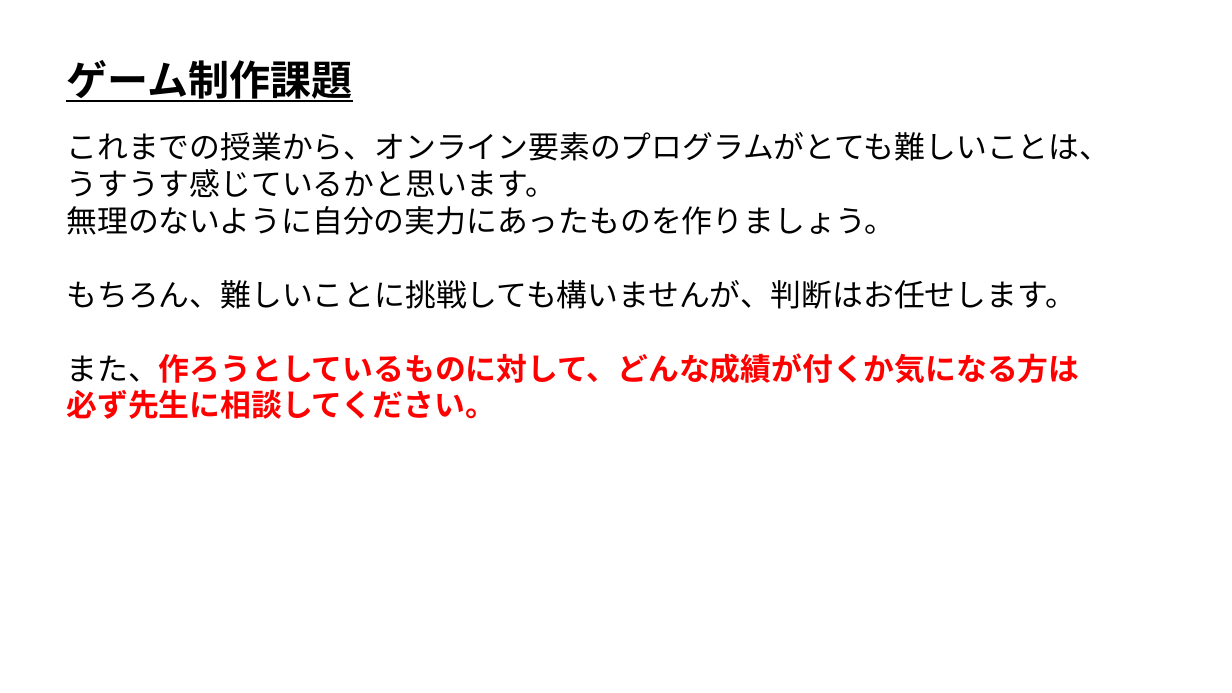
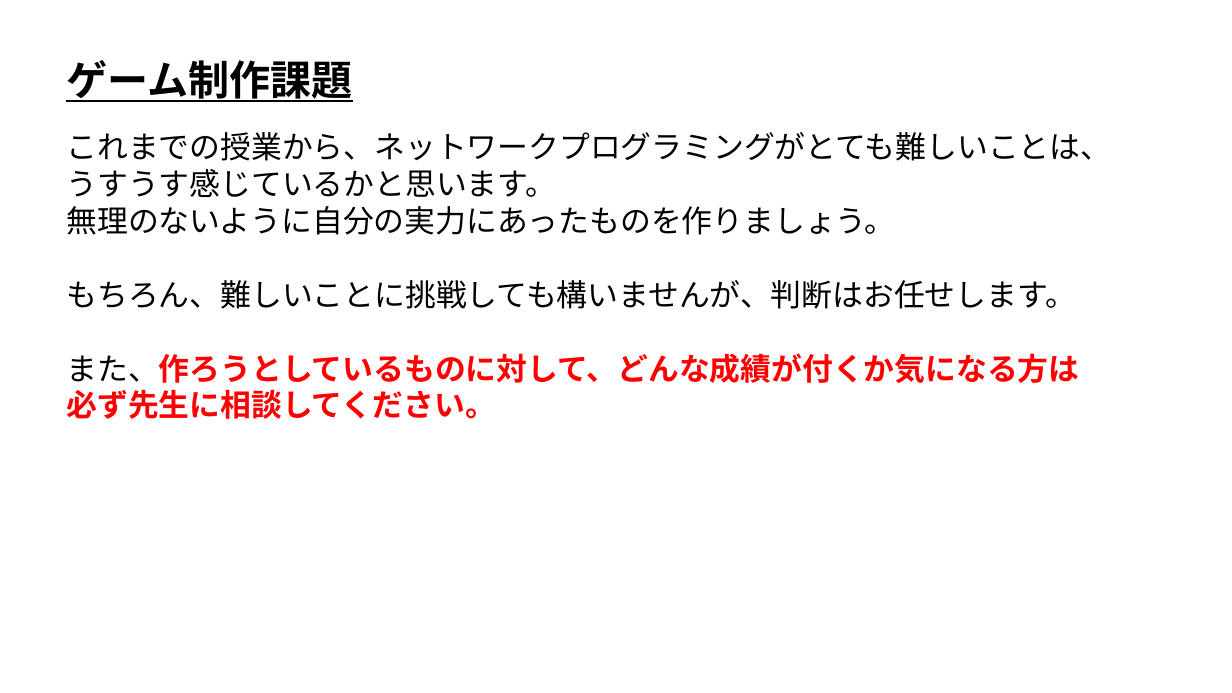
Before and after one commit to ArakiYusuke-Ohara/Textbook, a slide deck: slide 6 of ゲーム科3年/00_前期/オンラインゲームプログラミングⅠ/13_ゲーム制作課題.pptx (slide 5 before the commit). Drawn at 1232x693 pixels with LibreOffice and Linux fonts; fonts in the diff are those of the drawing. Boxes give left, top, right and bottom in pixels: in the first picture for what was removed or moved away, otherwise in the second. Text is boxed around its words. In the diff, an @@ line names an element or a change of style, - is before the commit and + after.

Commit message:
スライド作成

```diff
--- a/ゲーム科3年/00_前期/オンラインゲームプログラミングⅠ/13_ゲーム制作課題.pptx
+++ b/ゲーム科3年/00_前期/オンラインゲームプログラミングⅠ/13_ゲーム制作課題.pptx
@@ text at (66, 132, 1111, 161): text changed @@
-これまでの授業から、オンライン要素のプログラムがとても難しいことは、
+これまでの授業から、ネットワークプログラミングがとても難しいことは、
```
Also in this commit, not shown: 1 slide added, 1 other file.
